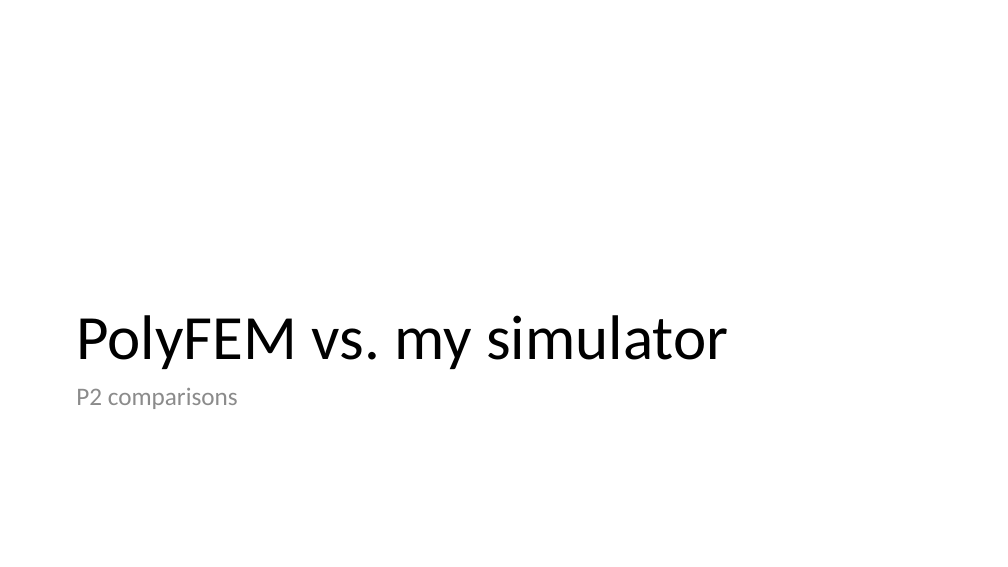
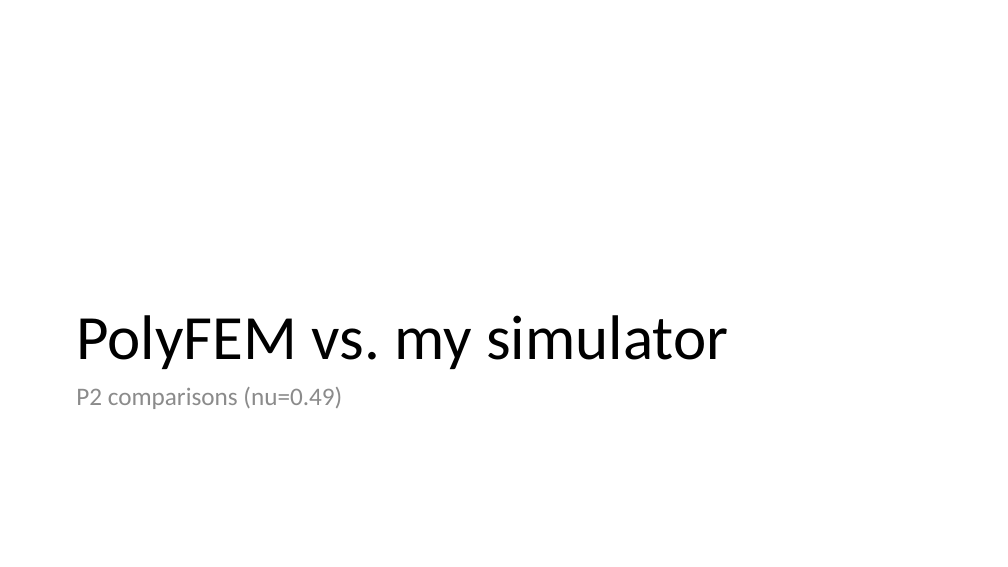
Before and after one commit to MihaiF/MixedVsQuadratic, a slide deck: slide 17 of CompressedBox/Comparisons/Quadratic vs.pptx. Drawn at 1008x567 pixels with LibreOffice and Linux fonts; fonts in the diff are those of the drawing. Boxes give left, top, right and bottom in pixels: in the first picture for what was removed or moved away, otherwise in the second. Text is boxed around its words. In the diff, an @@ line names an element or a change of style, - is before the commit and + after.

```diff
--- a/CompressedBox/Comparisons/Quadratic vs.pptx
+++ b/CompressedBox/Comparisons/Quadratic vs.pptx
@@ text at [76, 387, 342, 409]: text changed @@
-P2 comparisons
+P2 comparisons (nu=0.49)
```
Also in this commit, not shown: 3 other slides changed, 2 slides added, 9 other files.
